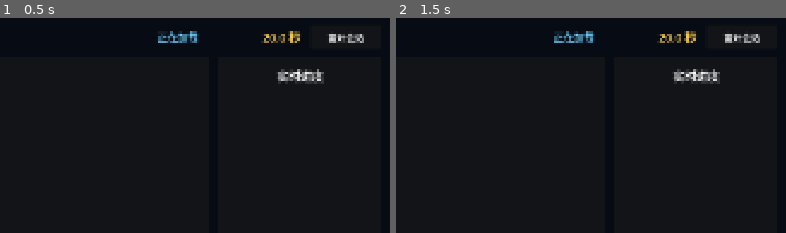
Above: before the commit, frames 1-2 (left to right).
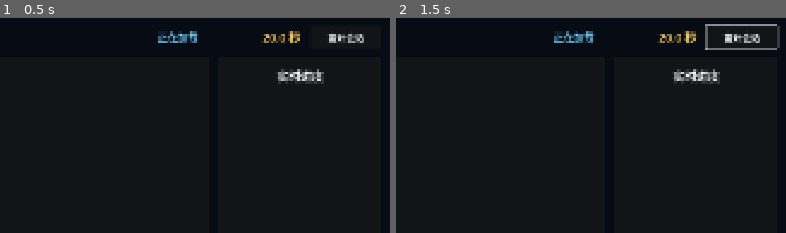
Above: after the commit, the same moments.

Repository: jza10086/GodotParty
Game: Godot game, scene res://game/minigames/target_click/target_click.tscn
Same seed, same stepped clock (60 frames per second), same inputs: the game is played once before the commit and once after it. This scene is started directly instead of the project's main scene.
Inputs (mouse positions are % of the whole screen's width and height, from its top left):
- Up to frame 1 (0.5 s): no input
- Up to frame 2 (1.5 s): click "离开会话" at 0.5 s; tap Enter (ui_accept) at 1.25 s; move the mouse to (72, 46) at 1.27 s; hold Right (ui_right) from 1.28 s (still down); click (72, 46) at 1.42 s
The pictures show only the part of the screen within x 50-100%, y 0-50%; the shares and areas given below are measured in that part.

Frame 1 is identical in both runs. In frame 2, 0.5% of the frame differs, in the area x 79-99%, y 2-15%.

Commit message:
Fix target click input blocking

Diff:
--- a/game/minigames/target_click/target_click.gd
+++ b/game/minigames/target_click/target_click.gd
@@ -23,6 +23,7 @@
 @export var target_button: Button
 @export var scoreboard_container: VBoxContainer
 @export var countdown_label: Label
+@export var results_overlay: CenterContainer
 @export var results_panel: PanelContainer
 @export var results_container: VBoxContainer
 @export var replay_button: Button
@@ -48,7 +49,7 @@
 	leave_button.pressed.connect(leave_session_requested.emit)
 	target_button.visible = false
 	countdown_label.visible = false
-	results_panel.visible = false
+	results_overlay.visible = false
 	set_process(true)
 
 
@@ -117,7 +118,7 @@
 	status_label.text = "所有玩家加载完成后开始倒计时。"
 	target_button.visible = false
 	countdown_label.visible = false
-	results_panel.visible = false
+	results_overlay.visible = false
 	replay_button.visible = GameSession.local_is_host
 	return_button.visible = GameSession.local_is_host
 	_refresh_scoreboard(_get_host_results())
@@ -142,7 +143,7 @@
 	phase_label.text = "进行中"
 	status_label.text = "依次点击出现的 10 个目标。"
 	countdown_label.visible = false
-	results_panel.visible = false
+	results_overlay.visible = false
 	target_button.visible = true
 	_place_current_target()
 
@@ -163,7 +164,7 @@
 	status_label.text = "房主可以再来一局或返回大厅。"
 	target_button.visible = false
 	countdown_label.visible = false
-	results_panel.visible = true
+	results_overlay.visible = true
 	replay_button.visible = GameSession.local_is_host
 	return_button.visible = GameSession.local_is_host
 	_build_final_results(results)
@@ -381,6 +382,7 @@
 	assert(target_button != null, "TargetClick requires target_button.")
 	assert(scoreboard_container != null, "TargetClick requires scoreboard_container.")
 	assert(countdown_label != null, "TargetClick requires countdown_label.")
+	assert(results_overlay != null, "TargetClick requires results_overlay.")
 	assert(results_panel != null, "TargetClick requires results_panel.")
 	assert(results_container != null, "TargetClick requires results_container.")
 	assert(replay_button != null, "TargetClick requires replay_button.")
--- a/game/minigames/target_click/target_click.tscn
+++ b/game/minigames/target_click/target_click.tscn
@@ -2,7 +2,7 @@
 
 [ext_resource type="Script" path="res://game/minigames/target_click/target_click.gd" id="1_script"]
 
-[node name="TargetClick" type="Control" node_paths=PackedStringArray("phase_label", "timer_label", "status_label", "target_area", "target_button", "scoreboard_container", "countdown_label", "results_panel", "results_container", "replay_button", "return_button", "leave_button")]
+[node name="TargetClick" type="Control" node_paths=PackedStringArray("phase_label", "timer_label", "status_label", "target_area", "target_button", "scoreboard_container", "countdown_label", "results_overlay", "results_panel", "results_container", "replay_button", "return_button", "leave_button")]
 layout_mode = 3
 anchors_preset = 15
 anchor_right = 1.0
@@ -17,6 +17,7 @@
 target_button = NodePath("Margin/Layout/Body/Arena/TargetArea/TargetButton")
 scoreboard_container = NodePath("Margin/Layout/Body/ScorePanel/ScoreMargin/ScoreContent/Scoreboard")
 countdown_label = NodePath("CountdownLabel")
+results_overlay = NodePath("ResultsCenter")
 results_panel = NodePath("ResultsCenter/ResultsPanel")
 results_container = NodePath("ResultsCenter/ResultsPanel/ResultsMargin/ResultsContent/Results")
 replay_button = NodePath("ResultsCenter/ResultsPanel/ResultsMargin/ResultsContent/Actions/ReplayButton")
--- a/tests/target_click_controller_test.gd
+++ b/tests/target_click_controller_test.gd
@@ -4,6 +4,8 @@
 var _failures: Array[String] = []
 var _latest_results: Array[MinigamePlayerResult] = []
 var _finish_requested: bool = false
+var _local_action_count: int = 0
+var _leave_signal_count: int = 0
 
 
 func _init() -> void:
@@ -31,6 +33,8 @@
 	root.add_child(controller)
 	await process_frame
 	controller.authoritative_progress_updated.connect(_on_progress_updated)
+	controller.local_action_requested.connect(_on_local_action_requested)
+	controller.leave_session_requested.connect(_on_leave_session_requested)
 
 	var players: Array[SessionPlayer] = [
 		SessionPlayer.new(1, "Host", true, true),
@@ -41,6 +45,31 @@
 		"A valid round should prepare."
 	)
 	controller.begin_play()
+	await process_frame
+
+	var results_overlay: CenterContainer = controller.get_node(
+		"ResultsCenter"
+	) as CenterContainer
+	_expect(
+		not results_overlay.visible,
+		"The full-screen results overlay must be hidden during play."
+	)
+	var target_button: Button = controller.get_node(
+		"Margin/Layout/Body/Arena/TargetArea/TargetButton"
+	) as Button
+	await _click_control(target_button)
+	_expect(
+		_local_action_count == 1,
+		"A real viewport click should reach the gameplay target."
+	)
+	var leave_button: Button = controller.get_node(
+		"Margin/Layout/Header/LeaveButton"
+	) as Button
+	await _click_control(leave_button)
+	_expect(
+		_leave_signal_count == 1,
+		"A real viewport click should reach the leave-session button."
+	)
 
 	_expect(
 		_submit_hit(controller, 2, 0, 100) == OK,
@@ -119,6 +148,35 @@
 	_finish_requested = finish_requested
 
 
+func _on_local_action_requested(
+		_action_id: StringName,
+		_payload: Dictionary
+) -> void:
+	_local_action_count += 1
+
+
+func _on_leave_session_requested() -> void:
+	_leave_signal_count += 1
+
+
+func _click_control(control: Control) -> void:
+	var click_position: Vector2 = control.get_global_rect().get_center()
+	var press_event: InputEventMouseButton = InputEventMouseButton.new()
+	press_event.button_index = MOUSE_BUTTON_LEFT
+	press_event.position = click_position
+	press_event.global_position = click_position
+	press_event.pressed = true
+	root.push_input(press_event, true)
+	await process_frame
+	var release_event: InputEventMouseButton = InputEventMouseButton.new()
+	release_event.button_index = MOUSE_BUTTON_LEFT
+	release_event.position = click_position
+	release_event.global_position = click_position
+	release_event.pressed = false
+	root.push_input(release_event, true)
+	await process_frame
+
+
 func _find_result(peer_id: int) -> MinigamePlayerResult:
 	for result: MinigamePlayerResult in _latest_results:
 		if result.peer_id == peer_id:
